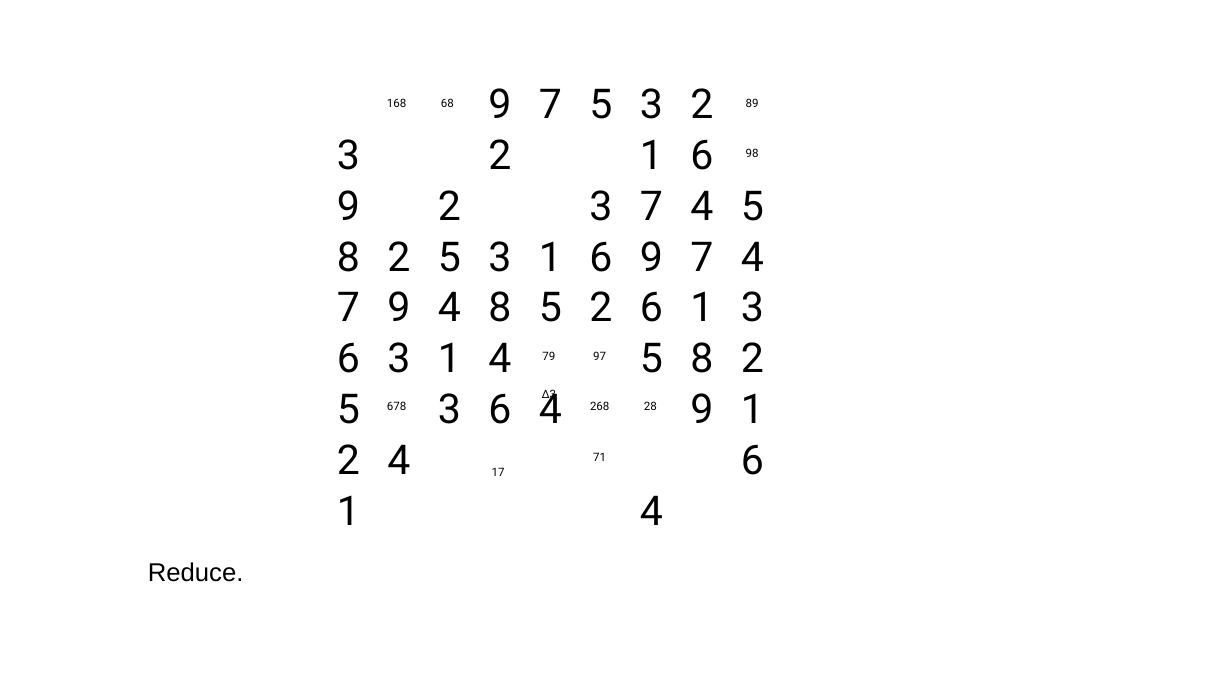
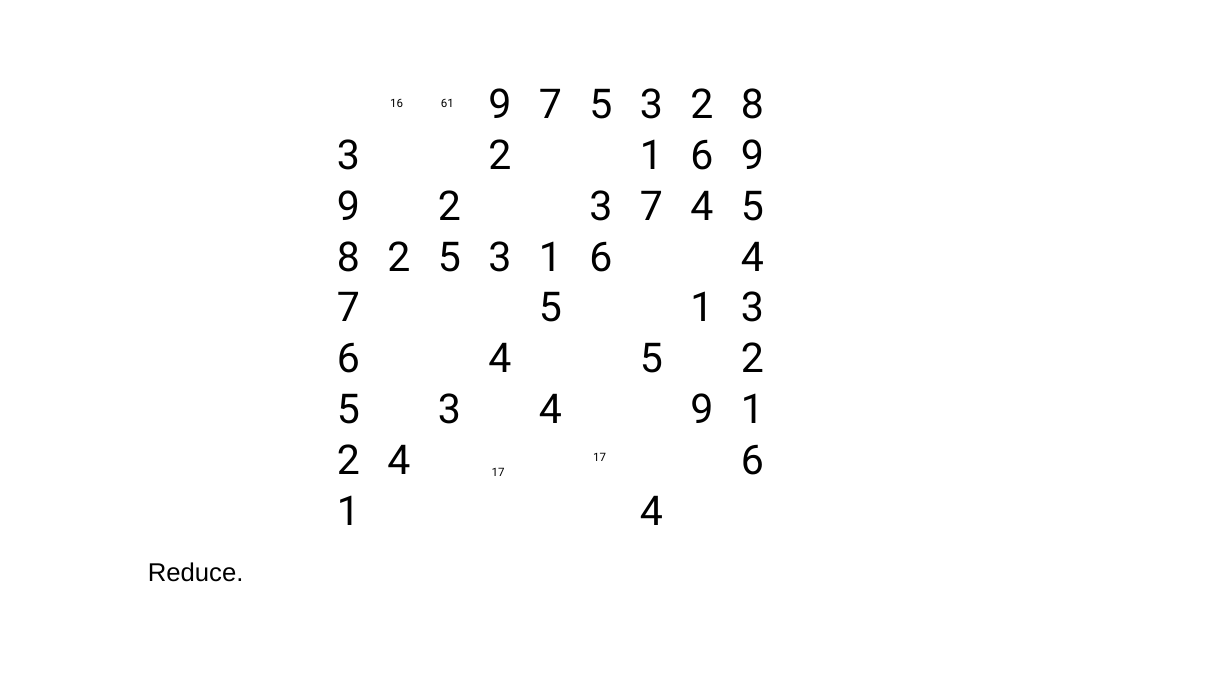
Before and after one commit to jhardis/WSJ_Number_Puzzles, a slide deck: slide 30 of 20260627_2.pptx (slide 33 before the commit). Drawn at 1232x693 pixels with LibreOffice and Linux fonts; fonts in the diff are those of the drawing; background and template pictures are left out. Boxes give left, top, right and bottom in pixels: in the first picture for what was removed or moved away, otherwise in the second. Text is boxed around its words. In the diff, an @@ line names an element or a change of style, - is before the commit and + after.

```diff
--- a/20260627_2.pptx
+++ b/20260627_2.pptx
@@ text "8": place and size @@
-text "8" at [690,342,713,373]
+text "8" at [741,88,764,119]
@@ text at [390,99,403,107]: text changed @@
-168
+16
@@ text at [441,99,454,107]: text changed @@
-68
+61
@@ text removed at [746,98,759,107] @@
-89
@@ text "9": place and size @@
-text "9" at [640,241,663,271]
+text "9" at [741,139,764,169]
@@ text removed at [746,148,759,157] @@
-98
@@ text removed at [690,241,713,271] @@
-7
@@ text removed at [387,291,410,321] @@
-9
@@ text removed at [438,291,461,321] @@
-4
@@ text removed at [488,291,511,322] @@
-8
@@ text removed at [589,291,612,321] @@
-2
@@ text removed at [640,291,663,322] @@
-6
@@ text removed at [387,342,410,373] @@
-3
@@ text removed at [438,342,461,372] @@
-1
@@ text removed at [542,351,555,360] @@
-79
@@ text removed at [593,351,606,360] @@
-97
@@ text removed at [542,389,557,401] @@
-∆3
@@ text removed at [387,401,406,410] @@
-678
@@ text removed at [488,393,511,424] @@
-6
@@ text removed at [590,401,609,410] @@
-268
@@ text removed at [644,401,657,410] @@
-28
@@ text at [593,452,606,461]: text changed @@
-71
+17
```
Also in this commit, not shown: 18 other slides changed, 7 slides added, 7 slides removed.
